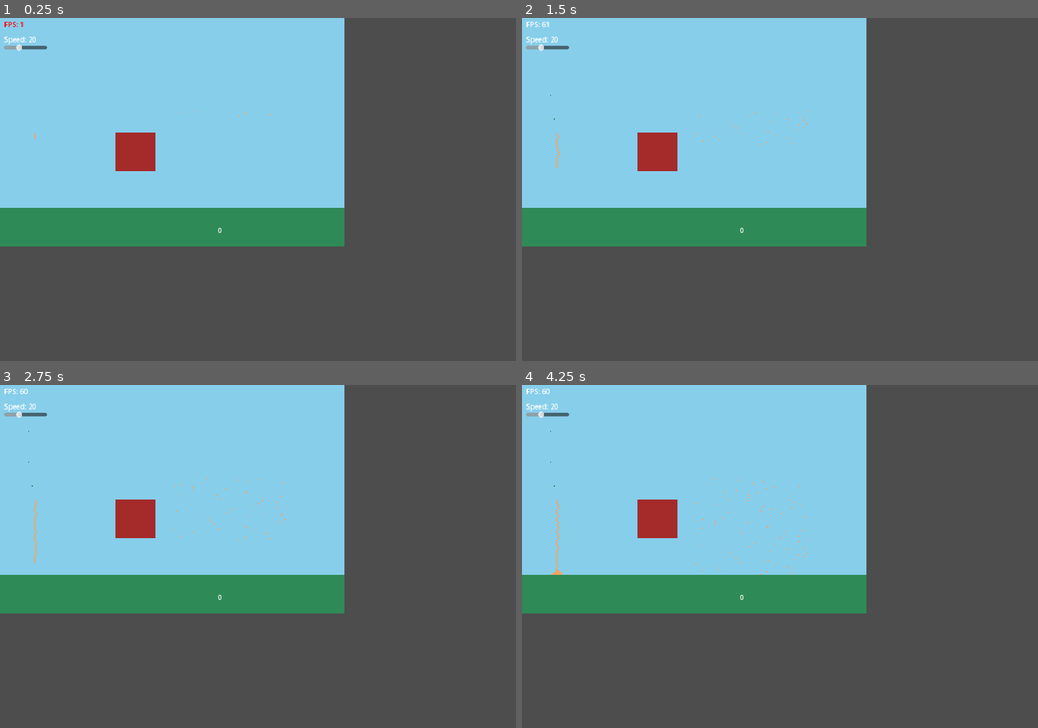
Above: before the commit, frames 1-4 (two rows, left to right).
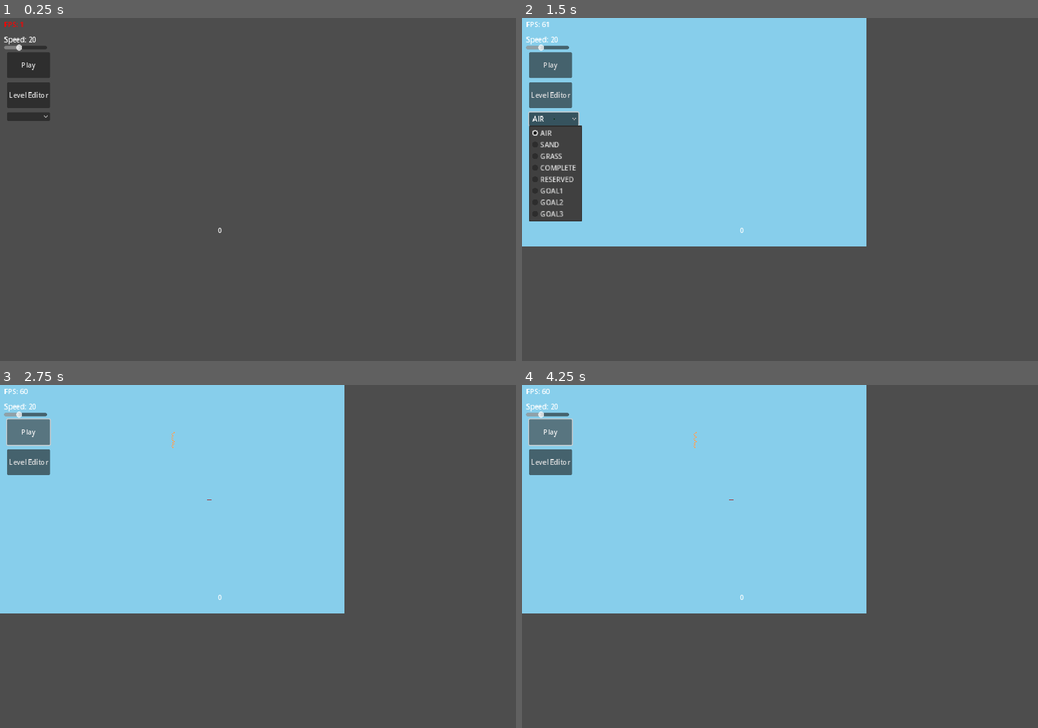
Above: after the commit, the same moments.

Repository: evhpwd/Feed-the-Dragons
Game: Godot game, scene res://Main.tscn
Two runs of this game, one before a commit and one after it. Both use one fixed random seed, a clock stepped at 60 frames per second and the inputs below. Before the commit the project starts from res://Simulation.tscn.
Inputs (mouse positions are in pixels of both pictures, inside the frame that each line leads up to):
- Up to frame 1 (0.25 s): no input
- Up to frame 2 (1.5 s): click (547, 93) at 0.5 s, where only the run after the commit has a clickable "Level Editor"; click (552, 117) at 1.25 s, where only the run after the commit has a clickable "AIR"
- Up to frame 3 (2.75 s): click (25, 433) at 2 s, where only the run after the commit has a clickable "Play"
- Up to frame 4 (4.25 s): click (547, 433) at 2.75 s, where only the run after the commit has a clickable "Play"; click (547, 433) at 3.5 s, where only the run after the commit has a clickable "Play"

The runs differ from the first frame. In frame 1, 44% of the frame differs, in the area x 0-67%, y 0-67%; in frame 2, 13%; in frame 3, 9.8%; in frame 4, 9.9%.

Commit message:
Lots of changes (level editor!)

Diff:
--- /dev/null
+++ b/HUD.gd
@@ -0,0 +1,20 @@
+extends CanvasLayer
+
+signal start_game
+signal start_editor
+signal brush_selected(index)
+
+func _ready():
+	pass
+
+func _process(_delta):
+	pass
+
+func _on_play_button_pressed():
+	start_game.emit()
+
+func _on_editor_button_pressed():
+	start_editor.emit()
+
+func _on_brush_choice_item_selected(index):
+	brush_selected.emit(index)
--- /dev/null
+++ b/HUD.tscn
@@ -0,0 +1,73 @@
+[gd_scene load_steps=6 format=3 uid="uid://cbcq2bp6i6wxo"]
+
+[ext_resource type="Script" path="res://HUD.gd" id="1_lha12"]
+[ext_resource type="Script" path="res://FPS.gd" id="2_ykhcx"]
+[ext_resource type="Script" path="res://TempScore.gd" id="3_y5137"]
+[ext_resource type="Script" path="res://SpeedSlider.gd" id="4_vah17"]
+
+[sub_resource type="GDScript" id="GDScript_4fjbo"]
+script/source = "extends OptionButton
+
+"
+
+[node name="HUD" type="CanvasLayer"]
+script = ExtResource("1_lha12")
+
+[node name="PlayButton" type="Button" parent="."]
+anchors_preset = -1
+offset_left = 15.0
+offset_top = 80.0
+offset_right = 115.0
+offset_bottom = 140.0
+text = "Play"
+
+[node name="EditorButton" type="Button" parent="."]
+offset_left = 15.0
+offset_top = 150.0
+offset_right = 115.0
+offset_bottom = 210.0
+text = "Level Editor"
+
+[node name="FPS" type="Label" parent="."]
+offset_left = 8.0
+offset_top = 4.0
+offset_right = 62.0
+offset_bottom = 27.0
+text = "FPS: 60"
+script = ExtResource("2_ykhcx")
+
+[node name="TempScore" type="Label" parent="."]
+offset_left = 506.0
+offset_top = 484.0
+offset_right = 580.0
+offset_bottom = 524.0
+text = "0"
+script = ExtResource("3_y5137")
+
+[node name="SpeedSlider" type="Node2D" parent="."]
+position = Vector2(8, 39)
+script = ExtResource("4_vah17")
+
+[node name="Label" type="Label" parent="SpeedSlider"]
+offset_right = 40.0
+offset_bottom = 23.0
+text = "Speed: 20"
+
+[node name="HSlider" type="HSlider" parent="SpeedSlider"]
+offset_top = 22.0
+offset_right = 100.0
+offset_bottom = 38.0
+min_value = 1.0
+value = 1.0
+
+[node name="BrushChoice" type="OptionButton" parent="."]
+offset_left = 15.0
+offset_top = 220.0
+offset_right = 115.0
+offset_bottom = 240.0
+script = SubResource("GDScript_4fjbo")
+
+[connection signal="pressed" from="PlayButton" to="." method="_on_play_button_pressed"]
+[connection signal="pressed" from="EditorButton" to="." method="_on_editor_button_pressed"]
+[connection signal="value_changed" from="SpeedSlider/HSlider" to="SpeedSlider" method="_on_slider_change"]
+[connection signal="item_selected" from="BrushChoice" to="." method="_on_brush_choice_item_selected"]
--- a/Level.gd
+++ /dev/null
@@ -1,7 +0,0 @@
-extends Node2D
-
-func _ready():
-	pass
-
-func _process(delta):
-	pass
--- a/Level.tscn
+++ /dev/null
@@ -1,18 +0,0 @@
-[gd_scene load_steps=2 format=3 uid="uid://det6ti2f42pp1"]
-
-[ext_resource type="Script" path="res://Level.gd" id="1_y2xoj"]
-
-[node name="Level" type="Node2D"]
-script = ExtResource("1_y2xoj")
-
-[node name="Count1" type="Label" parent="."]
-offset_right = 40.0
-offset_bottom = 23.0
-
-[node name="Count2" type="Label" parent="."]
-offset_right = 40.0
-offset_bottom = 23.0
-
-[node name="Count3" type="Label" parent="."]
-offset_right = 40.0
-offset_bottom = 23.0
--- /dev/null
+++ b/Main.gd
@@ -0,0 +1,45 @@
+extends Node2D
+
+const SIM_HEIGHT := Simulation.height
+const SIM_WIDTH := Simulation.width
+
+var sim_scene := preload("res://Simulation.tscn")
+var sim: Simulation = sim_scene.instantiate()
+var added := false
+
+const LEVELS := [
+	{
+		"emitter": Vector2i(int(float(SIM_WIDTH) / 2.0), int(float(SIM_HEIGHT) * 0.2)),
+		"blocks": [
+			{
+				"type": Simulation.CellType.GOAL1,
+				"positions": [Vector2i(180, 100), Vector2i(181, 100), Vector2i(182, 100), Vector2i(183, 100)]
+			}
+		]
+	}
+]
+const LEVEL := 0
+
+func _ready():
+	pass
+
+func _on_hud_start_editor():
+	sim.reset()
+	sim.load_editor()
+	$HUD/BrushChoice.show()
+	if not added:
+		add_child(sim)
+		added = true
+	for cell in range(0, Simulation.CellType.LENGTH):
+		$HUD/BrushChoice.add_item(Simulation.CellType.keys()[cell], int(cell))
+
+func _on_hud_brush_selected(index):
+	sim.brush_type = index
+
+func _on_hud_start_game():
+	sim.reset()
+	sim.load_level(LEVELS[LEVEL])
+	$HUD/BrushChoice.hide()
+	if not added:
+		add_child(sim)
+		added = true
--- /dev/null
+++ b/Main.tscn
@@ -0,0 +1,13 @@
+[gd_scene load_steps=3 format=3 uid="uid://c3uirh06ya5"]
+
+[ext_resource type="Script" path="res://Main.gd" id="1_pp28r"]
+[ext_resource type="PackedScene" uid="uid://cbcq2bp6i6wxo" path="res://HUD.tscn" id="2_2dlbr"]
+
+[node name="Main" type="Node2D"]
+script = ExtResource("1_pp28r")
+
+[node name="HUD" parent="." instance=ExtResource("2_2dlbr")]
+
+[connection signal="brush_selected" from="HUD" to="." method="_on_hud_brush_selected"]
+[connection signal="start_editor" from="HUD" to="." method="_on_hud_start_editor"]
+[connection signal="start_game" from="HUD" to="." method="_on_hud_start_game"]
--- a/Simulation.gd
+++ b/Simulation.gd
@@ -3,39 +3,30 @@
 
 var grid := PackedByteArray()
 var changed := false
+const width := 300
 const height := 200
-const width := 300
-
+var emitter = null
 
 enum CellType {
 	AIR,
 	SAND,
 	GRASS,
+	COMPLETE,
 	RESERVED,
 	GOAL1,
 	GOAL2,
 	GOAL3,
+	LENGTH,
 }
 
 var counts := {CellType.GOAL1: 0, CellType.GOAL2: 0, CellType.GOAL3: 0}
+var brush_type := CellType.GRASS
 
 @onready var image := Image.create(width, height, false, Image.FORMAT_RGBAF)
 @onready var grid_sprite := $GridTex
 var gravity_dir := Vector2i.DOWN
 
 func _ready():
-	grid.resize(width * height)
-	grid.fill(CellType.AIR)
-
-	for i in range(width * int(height / 1.2), width * height):
-		grid[i] = CellType.GRASS
-
-	var emitter_start := height * int(float(width) / 2.0)
-	var emitter_end := height * int(float(width) / 1.5)
-	for i in range(emitter_start, emitter_end, width):
-		for n in range(i + 100, i + 135):
-			grid[n] = CellType.GOAL1
-
 	grid_sprite.texture = ImageTexture.create_from_image(image)
 	grid_sprite.size = get_viewport().size
 
@@ -57,9 +48,31 @@
 					if counts[cell] < 100:
 						image.set_pixel(col, row, Color.BROWN)
 					else:
-						image.set_pixel(col, row, Color.GREEN)
+						grid[(row * width) + col] = CellType.COMPLETE
+				elif cell == CellType.COMPLETE:
+					image.set_pixel(col, row, Color.GREEN)
 		grid_sprite.texture.update(image)
 		changed = false
+
+func reset():
+	emitter = null
+	gravity_dir = Vector2i.DOWN
+	for i in counts:
+		counts[i] = 0
+
+func load_level(level: Dictionary):
+	grid.resize(width * height)
+	grid.fill(CellType.AIR)
+	emitter = level.get("emitter")
+	for block_group in level.get("blocks", []):
+		var type: CellType = block_group["type"]
+		for pos: Vector2i in block_group["positions"]:
+			grid[pos.y * width + pos.x] = type
+
+func load_editor():
+	grid.resize(width * height)
+	grid.fill(CellType.AIR)
+	changed = true
 
 ##Maps viewport coordinates (i.e. from a click) to the corresponding grid position
 func viewport_to_grid(pos: Vector2i) -> Vector2i:
@@ -73,10 +86,18 @@
 	return pos
 
 func _input(event):
+	var viewport = get_viewport()
+	var old_cell_type: CellType
+	var new_cell_type: CellType
 	if event is InputEventKey and event.is_action_pressed("swap_gravity"):
 		gravity_dir = Vector2i(0, -gravity_dir.y)
-	elif event is InputEventMouseMotion and Input.is_mouse_button_pressed(MOUSE_BUTTON_LEFT):
-		var viewport = get_viewport()
+	elif event is InputEventMouseMotion:
+		if Input.is_mouse_button_pressed(MOUSE_BUTTON_LEFT):
+			old_cell_type = CellType.AIR
+			new_cell_type = brush_type
+		elif Input.is_mouse_button_pressed(MOUSE_BUTTON_RIGHT):
+			old_cell_type = brush_type
+			new_cell_type = CellType.AIR
 		if (
 			event.position.x < 0 or event.position.y < 0 or \
 			event.position.x >= viewport.size.x or event.position.y >= viewport.size.y
@@ -87,18 +108,26 @@
 		var points = bresenhams_line(last_point, event.position)
 		for position in points:
 			var mapped := viewport_to_grid(position)
-			if grid[(mapped.y * width) + mapped.x] == CellType.AIR:
-				grid[(mapped.y * width) + mapped.x] = CellType.GRASS
-	elif event is InputEventMouseButton and event.button_index == MOUSE_BUTTON_LEFT and event.pressed:
-		var viewport = get_viewport()
-		if (
-			event.position.x < 0 or event.position.y < 0 or \
-			event.position.x >= viewport.size.x or event.position.y >= viewport.size.y
-		):
+			if mapped.y >= height or mapped.x >= width:
+				continue
+			if grid[(mapped.y * width) + mapped.x] == old_cell_type:
+				grid[(mapped.y * width) + mapped.x] = new_cell_type
+		changed = true
+	elif event is InputEventMouseButton:
+		if event.button_index == MOUSE_BUTTON_LEFT and event.pressed:
+			old_cell_type = CellType.AIR
+			new_cell_type = brush_type
+		elif event.button_index == MOUSE_BUTTON_RIGHT and event.pressed:
+			old_cell_type = brush_type
+			new_cell_type = CellType.AIR
+		else:
 			return
 		var mapped := viewport_to_grid(event.position)
-		if grid[(mapped.y * width) + mapped.x] == CellType.AIR:
-			grid[(mapped.y * width) + mapped.x] = CellType.GRASS
+		if mapped.y >= height or mapped.x >= width:
+			return
+		if grid[(mapped.y * width) + mapped.x] == old_cell_type:
+			grid[(mapped.y * width) + mapped.x] = new_cell_type
+			changed = true
 
 func bresenhams_line(point1: Vector2i, point2: Vector2i) -> Array[Vector2i]:
 	var points: Array[Vector2i] = []
@@ -124,8 +153,8 @@
 
 func _physics_process(_delta):
 	changed = true
-	grid[int(width * 80.5) + randi() % 100] = 1
-	grid[width * int(float(height) / 2.0) + 30] = 1
+	if emitter != null:
+		grid[emitter.y * width + emitter.x] = 1
 
 	var new_grid := PackedByteArray()
 	new_grid.resize(width * height)
@@ -135,7 +164,6 @@
 		for col in range(width):
 			var cell = grid[(row * width) + col]
 			if cell == CellType.SAND:
-
 				if not move_cell(row, col, new_grid):
 					new_grid[(row * width) + col] = CellType.SAND
 
@@ -143,10 +171,14 @@
 				new_grid[(row * width) + col] = CellType.GRASS
 			elif cell == CellType.GOAL1:
 				new_grid[(row * width) + col] = CellType.GOAL1
+			elif cell == CellType.COMPLETE:
+				new_grid[(row * width) + col] = CellType.COMPLETE
 
 	grid = new_grid
 
 func move_cell(row: int, col: int, new_grid: PackedByteArray) -> bool:
+	# 'Fall off' top and bottom of screen
+	if (row + gravity_dir.y) < 0 or row + gravity_dir.y >= height: return true
 	var current := (row * width) + col
 	assert(grid[current] == CellType.SAND)
 	var below := ((row + gravity_dir.y) * width) + col
@@ -155,8 +187,6 @@
 	if can_move(Vector2i(col, row), gravity_dir):
 		if handle_movement(new_grid, current, next_cell): return true
 
-	if row + 1 >= height:
-		return false
 	if col + 1 >= width or col - 1 < 0:
 		return false
 
--- a/Simulation.tscn
+++ b/Simulation.tscn
@@ -1,9 +1,6 @@
-[gd_scene load_steps=5 format=3 uid="uid://chyvftimkqe5s"]
+[gd_scene load_steps=2 format=3 uid="uid://chyvftimkqe5s"]
 
 [ext_resource type="Script" path="res://Simulation.gd" id="1_m3n8q"]
-[ext_resource type="Script" path="res://FPS.gd" id="2_rnqmu"]
-[ext_resource type="Script" path="res://TempScore.gd" id="3_tk5dj"]
-[ext_resource type="Script" path="res://SpeedSlider.gd" id="4_y7ufi"]
 
 [node name="Simulation" type="Node2D"]
 script = ExtResource("1_m3n8q")
@@ -11,37 +8,3 @@
 [node name="GridTex" type="TextureRect" parent="."]
 offset_right = 40.0
 offset_bottom = 40.0
-
-[node name="FPS" type="Label" parent="."]
-offset_left = 8.0
-offset_top = 4.0
-offset_right = 62.0
-offset_bottom = 27.0
-text = "FPS: 60"
-script = ExtResource("2_rnqmu")
-
-[node name="TempScore" type="Label" parent="."]
-offset_left = 506.0
-offset_top = 484.0
-offset_right = 630.0
-offset_bottom = 563.0
-text = "0"
-script = ExtResource("3_tk5dj")
-
-[node name="SpeedSlider" type="Node2D" parent="."]
-position = Vector2(8, 39)
-script = ExtResource("4_y7ufi")
-
-[node name="Label" type="Label" parent="SpeedSlider"]
-offset_right = 40.0
-offset_bottom = 23.0
-text = "Speed: 20"
-
-[node name="HSlider" type="HSlider" parent="SpeedSlider"]
-offset_top = 22.0
-offset_right = 100.0
-offset_bottom = 38.0
-min_value = 1.0
-value = 1.0
-
-[connection signal="value_changed" from="SpeedSlider/HSlider" to="SpeedSlider" method="_on_slider_change"]
--- a/TempScore.gd
+++ b/TempScore.gd
@@ -5,5 +5,6 @@
 	set_text("0")
 
 func _process(_delta):
-	var count = $"..".counts[Simulation.CellType.GOAL1]
-	set_text("%d" % [count])
+	pass
+	#var count = $"..".counts[Simulation.CellType.GOAL1]
+	#set_text("%d" % [count])
--- a/project.godot
+++ b/project.godot
@@ -11,7 +11,7 @@
 [application]
 
 config/name="FTD"
-run/main_scene="res://Simulation.tscn"
+run/main_scene="res://Main.tscn"
 config/features=PackedStringArray("4.2", "Forward Plus")
 config/icon="res://icon.svg"
 
